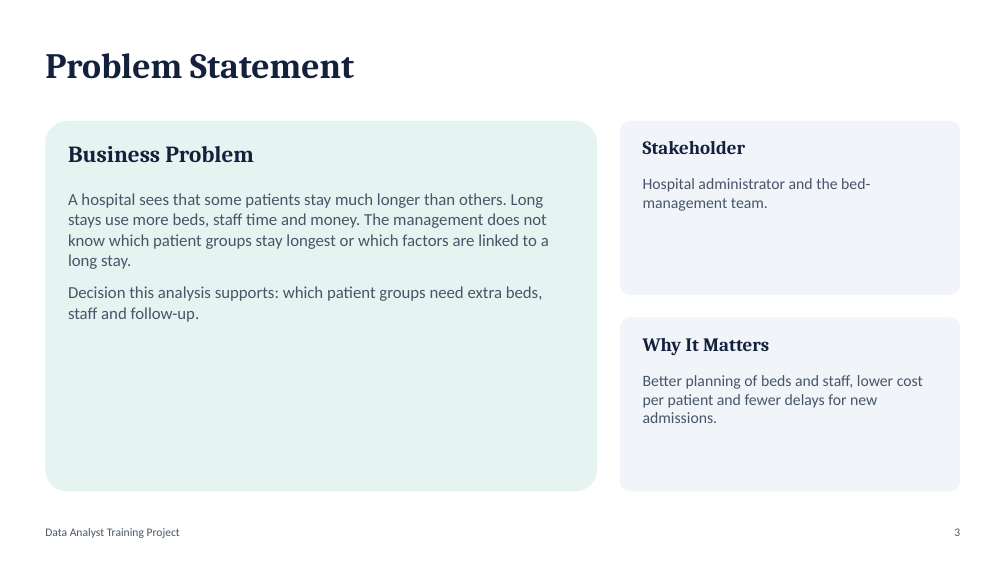
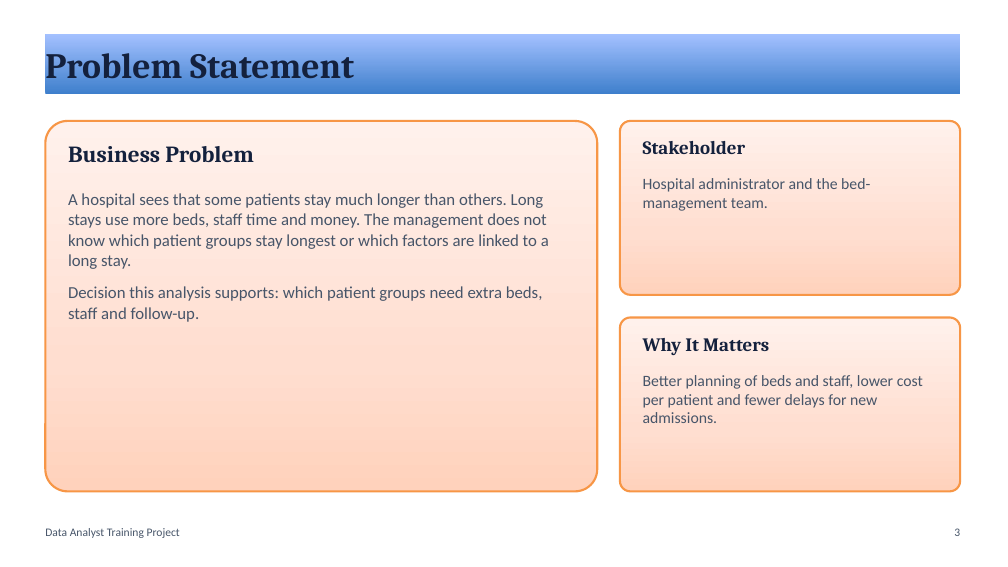
Before and after one commit to sakshiship-it/DATA-ANALYTICS-PROJECT, a slide deck: slide 3 of documents/Healthcare_Project_Presentation.pptx. Drawn at 1008x567 pixels with LibreOffice and Linux fonts; fonts in the diff are those of the drawing. Boxes give left, top, right and bottom in pixels: in the first picture for what was removed or moved away, otherwise in the second. Text is boxed around its words. In the diff, an @@ line names an element or a change of style, - is before the commit and + after.

```diff
--- a/documents/Healthcare_Project_Presentation.pptx
+++ b/documents/Healthcare_Project_Presentation.pptx
@@ rectangle "Problem Statement": place and size @@
-rectangle "Problem Statement" at bbox=[45, 53, 354, 79]
+rectangle "Problem Statement" at bbox=[45, 34, 960, 95]
@@ rectangle "Problem Statement" at bbox=[45, 34, 960, 95]: fill none to gradient #3F80CE to #A4C4FF @@
@@ rounded rectangle at bbox=[45, 121, 597, 492]: fill #E6F4F1 to gradient #FFD2BD to #FFDED0 to #FFF2ED; outline none to #F79646 2 pt @@
@@ rounded rectangle at bbox=[620, 121, 960, 295]: fill #F1F5F9 to gradient #FFD2BD to #FFDED0 to #FFF2ED; outline none to #F79646 2 pt @@
@@ rounded rectangle at bbox=[620, 318, 960, 492]: fill #F1F5F9 to gradient #FFD2BD to #FFDED0 to #FFF2ED; outline none to #F79646 2 pt @@
```
Also in this commit, not shown: 14 other slides changed, 1 other file.
